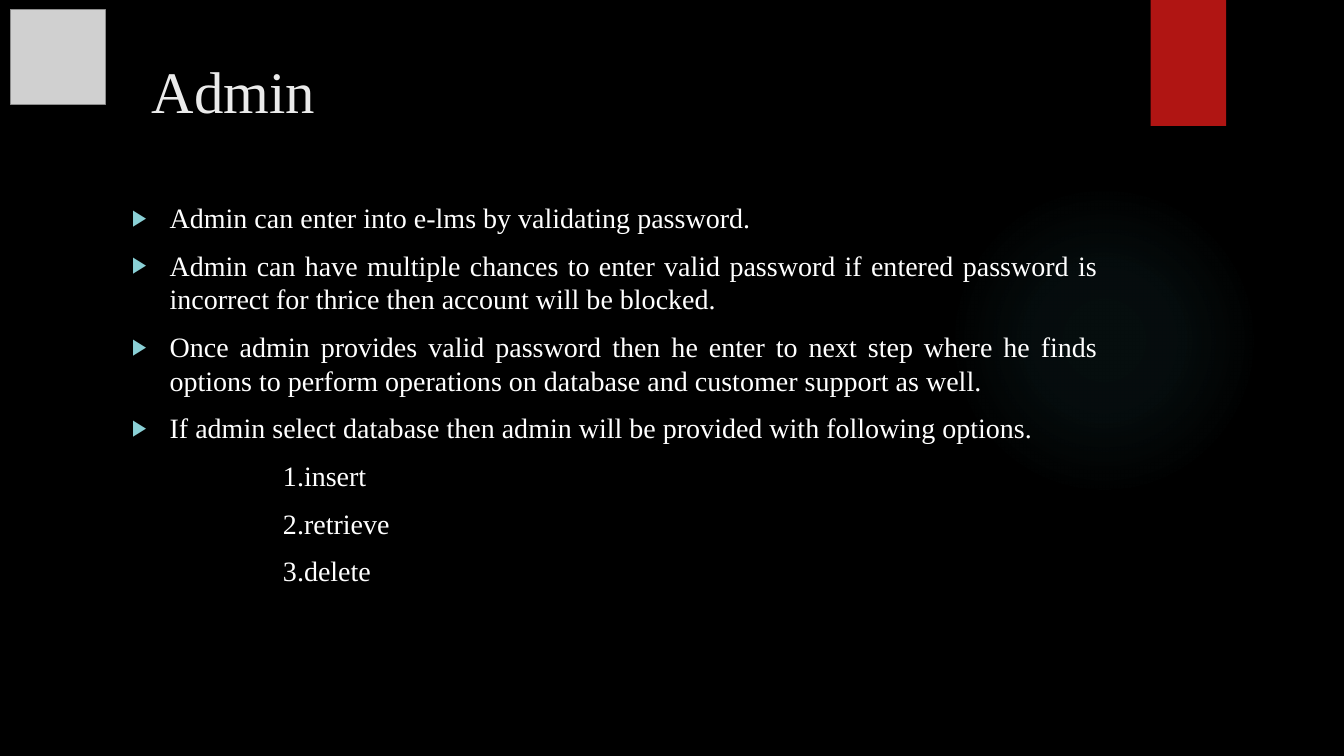
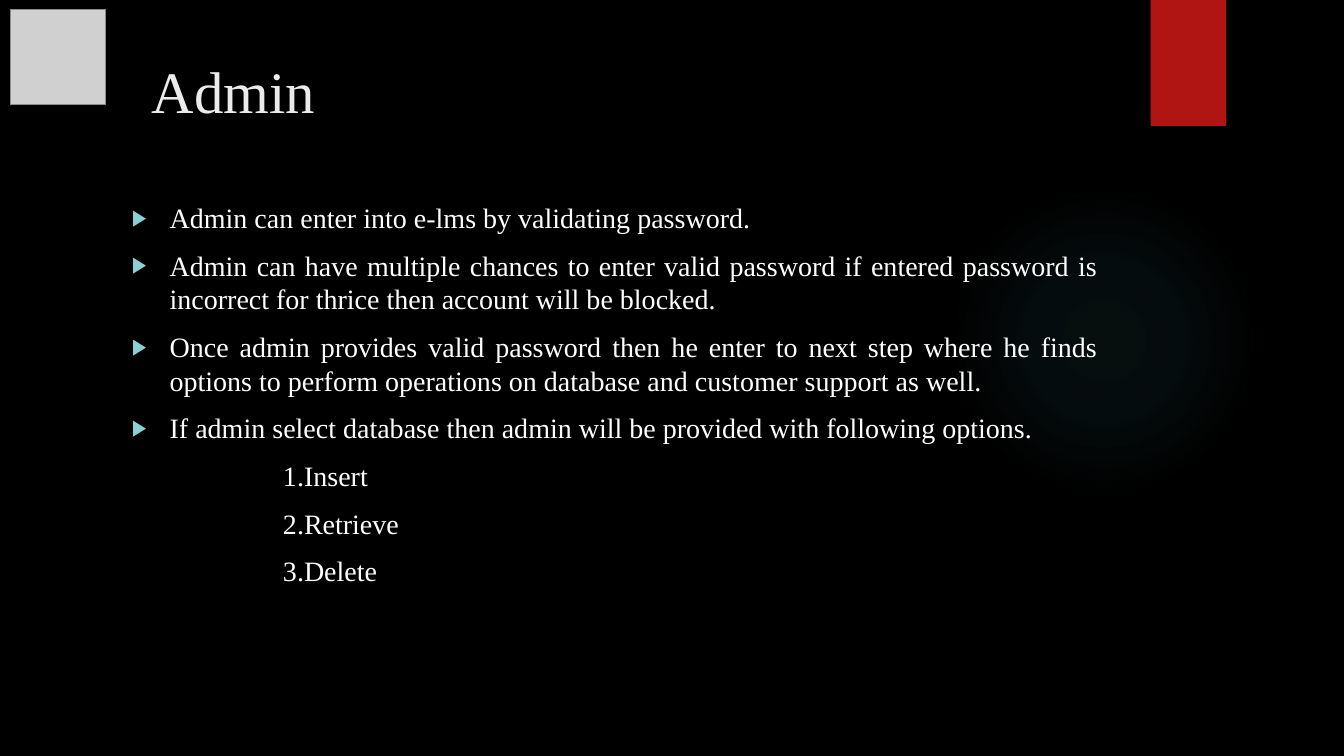
Before and after one commit to Vigneshbkaran/LMS, a slide deck: slide 5 of doc/PPT/project_ppt[1].pptx. Drawn at 1344x756 pixels with LibreOffice and Linux fonts; fonts in the diff are those of the drawing; grey boxes stand for pictures; background and template pictures are left out. Boxes give left, top, right and bottom in pixels: in the first picture for what was removed or moved away, otherwise in the second. Text is boxed around its words. In the diff, an @@ line names an element or a change of style, - is before the commit and + after.

```diff
--- a/doc/PPT/project_ppt[1].pptx
+++ b/doc/PPT/project_ppt[1].pptx
@@ text at (283, 467, 399, 582): text changed @@
-1.insert
-2.retrieve
-3.delete
+1.Insert
+2.Retrieve
+3.Delete
```
Also in this commit, not shown: 2 other slides changed.
